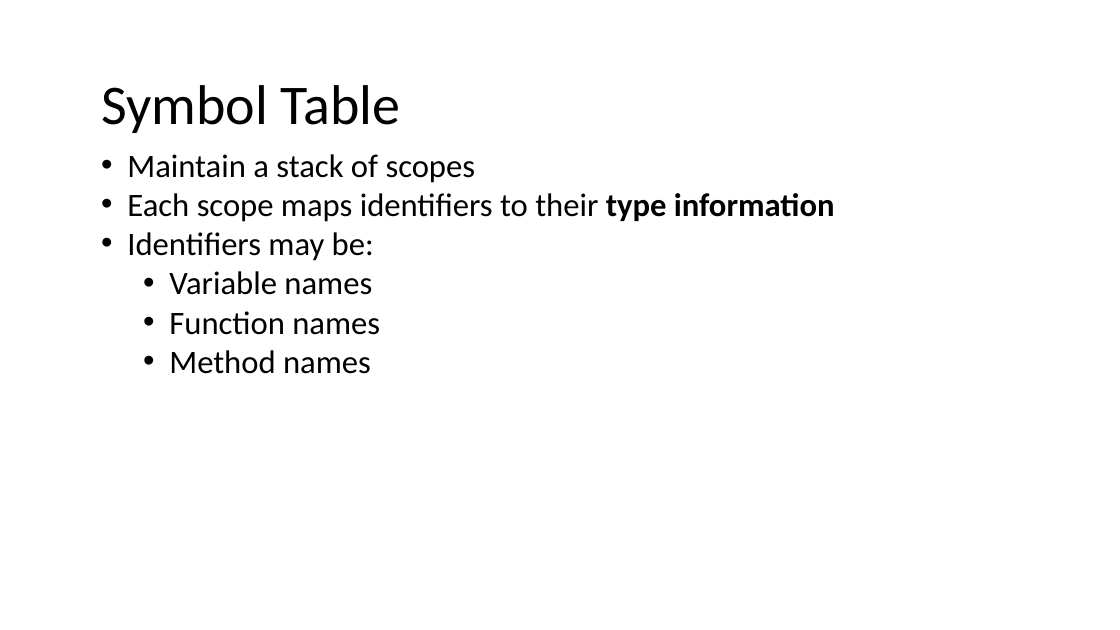
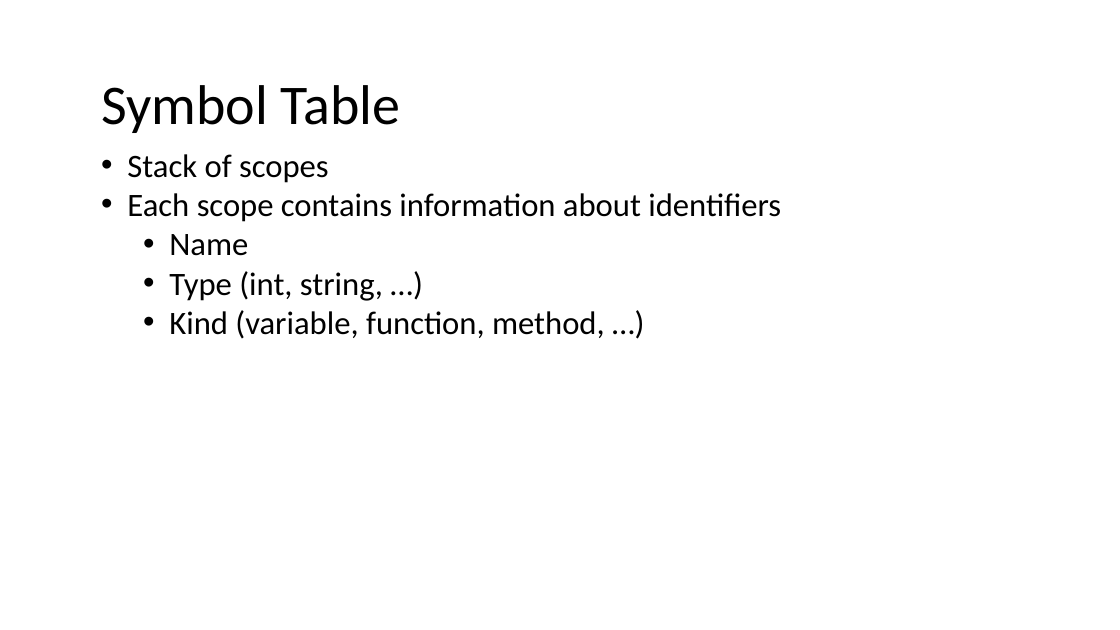
Before and after one commit to nivshani/compilation, a slide deck: slide 5 of slides/semantic.pptx (slide 3 before the commit). Drawn at 1120x630 pixels with LibreOffice and Linux fonts; fonts in the diff are those of the drawing. Boxes give left, top, right and bottom in pixels: in the first picture for what was removed or moved away, otherwise in the second. Text is boxed around its words. In the diff, an @@ line names an element or a change of style, - is before the commit and + after.

```diff
--- a/slides/semantic.pptx
+++ b/slides/semantic.pptx
@@ text at (x1=127, y1=154, x2=781, y2=339): text changed @@
-• Maintain a stack of scopes
-• Each scope maps identifiers to their type information
-• Identifiers may be:
-  • Variable names
-  • Function names
-  • Method names
+• Stack of scopes
+• Each scope contains information about identifiers
+  • Name
+  • Type (int, string, …)
+  • Kind (variable, function, method, …)
```
Also in this commit, not shown: 1 other slide changed, 22 slides added, 1 other file.
